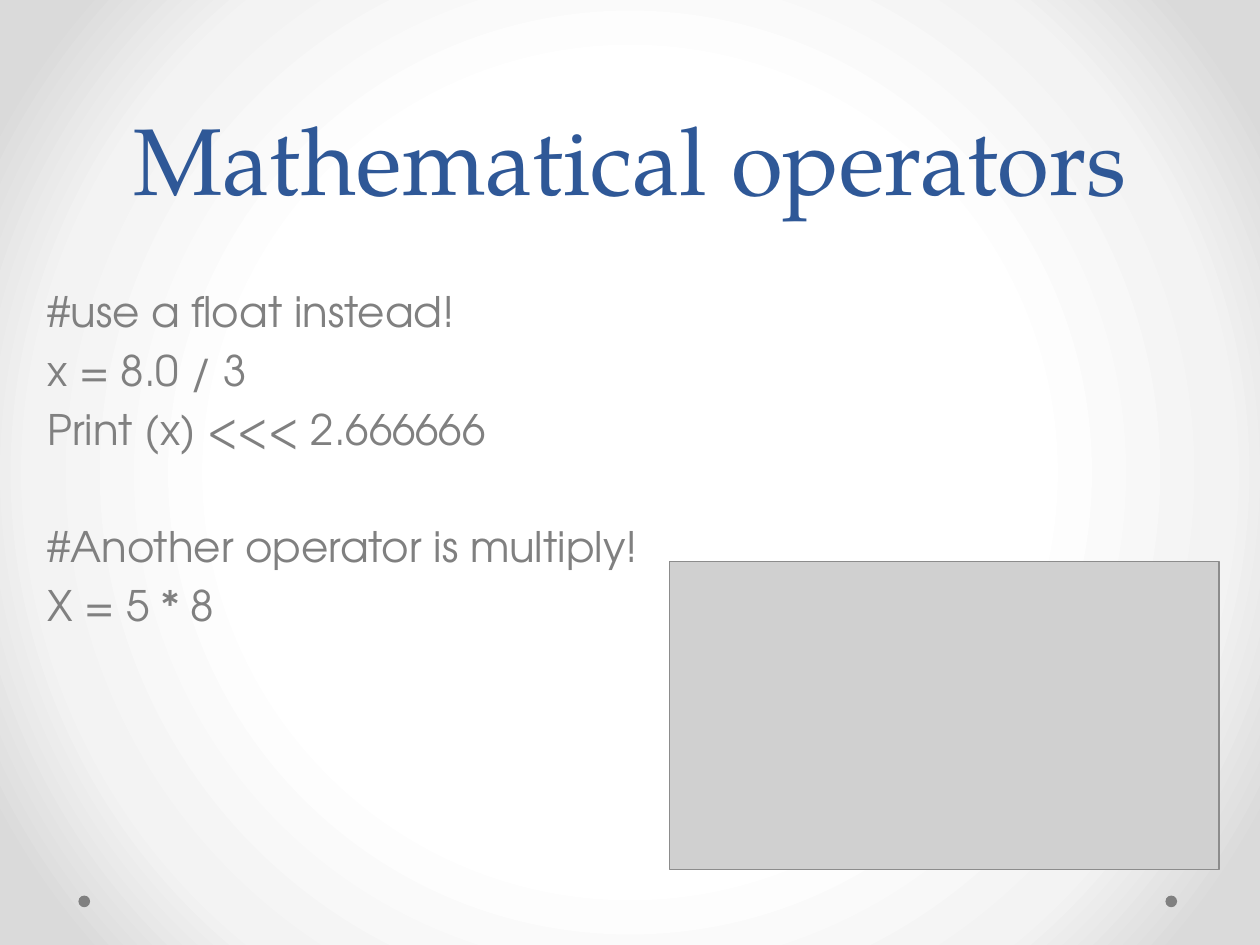
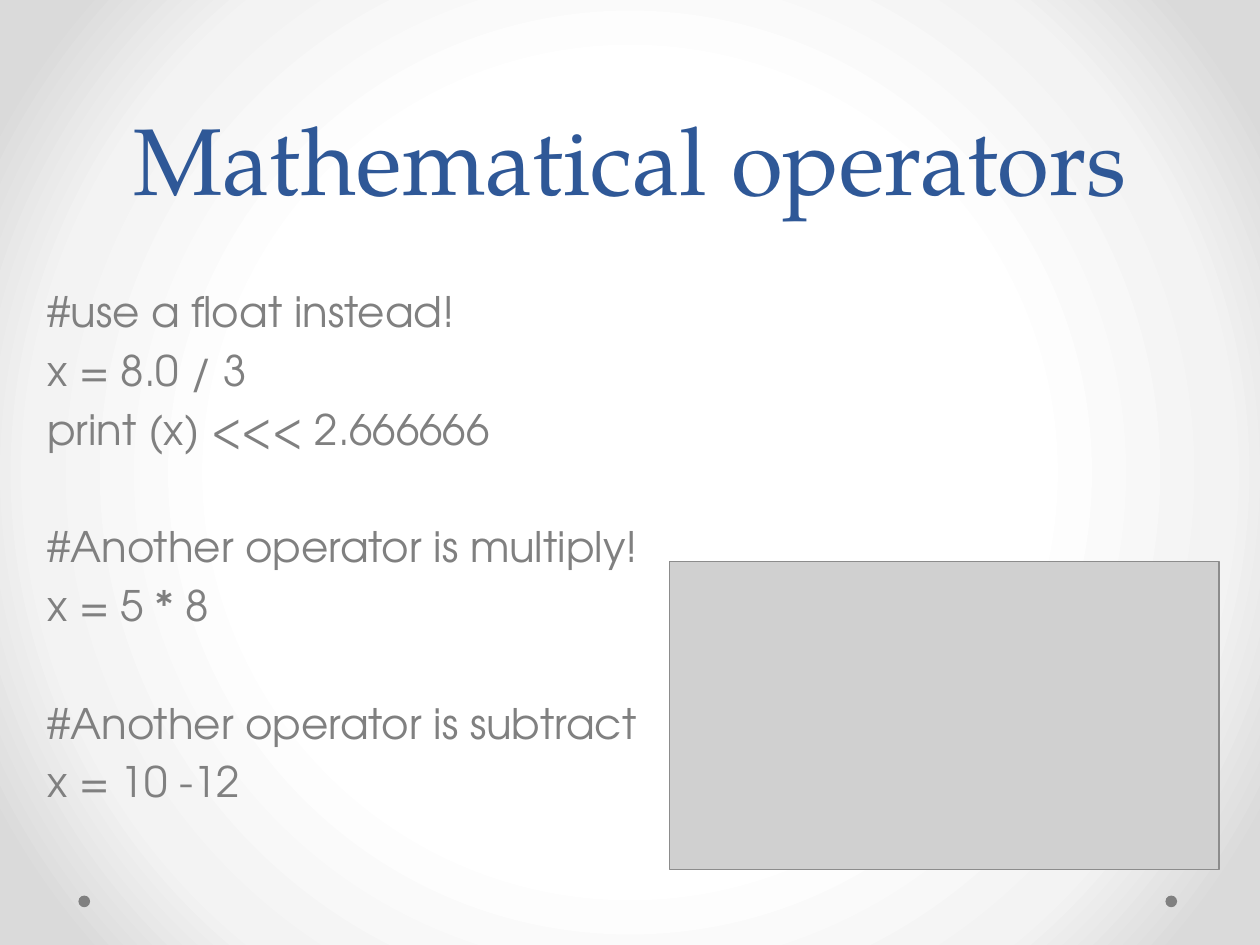
Before and after one commit to vmuijrers/EmpoweringCreativeThinkingThroughProgramming, a slide deck: slide 11 of Slides/ECTTP_Les_2_Variables_And_Operators.pptx. Drawn at 1260x945 pixels with LibreOffice and Linux fonts; fonts in the diff are those of the drawing; grey boxes stand for pictures. Boxes give left, top, right and bottom in pixels: in the first picture for what was removed or moved away, otherwise in the second. Text is boxed around its words. In the diff, an @@ line names an element or a change of style, - is before the commit and + after.

```diff
--- a/Slides/ECTTP_Les_2_Variables_And_Operators.pptx
+++ b/Slides/ECTTP_Les_2_Variables_And_Operators.pptx
@@ text at (x1=47, y1=413, x2=490, y2=454): text changed @@
-Print (x) <<< 2.666666
+print (x) <<< 2.666666
@@ text at (x1=47, y1=589, x2=636, y2=798): text changed @@
-X = 5 * 8
+x = 5 * 8
+#Another operator is subtract
+x = 10 -12
```
Also in this commit, not shown: 2 other slides changed, 1 slide added, 1 other file.
